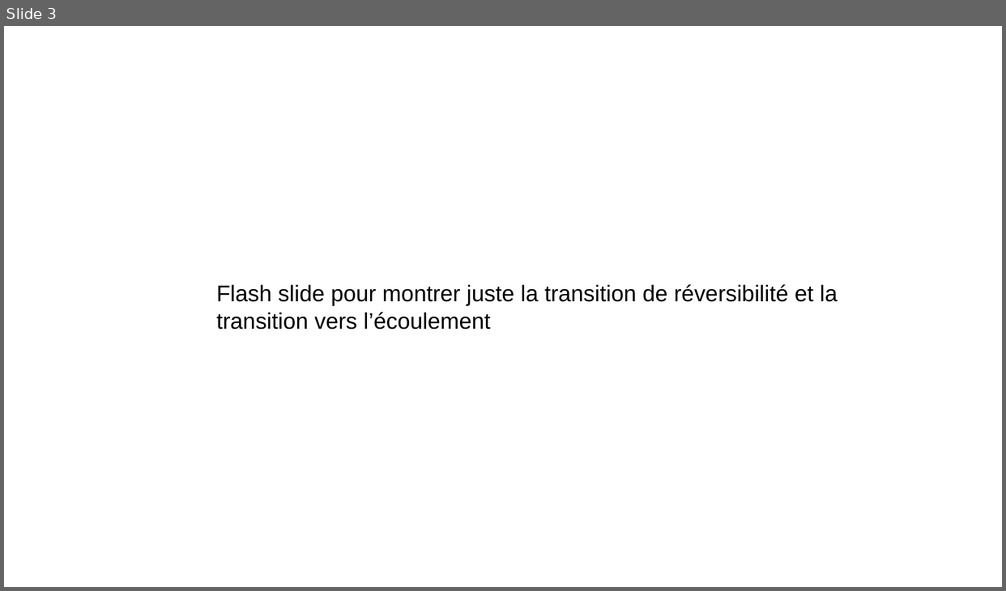
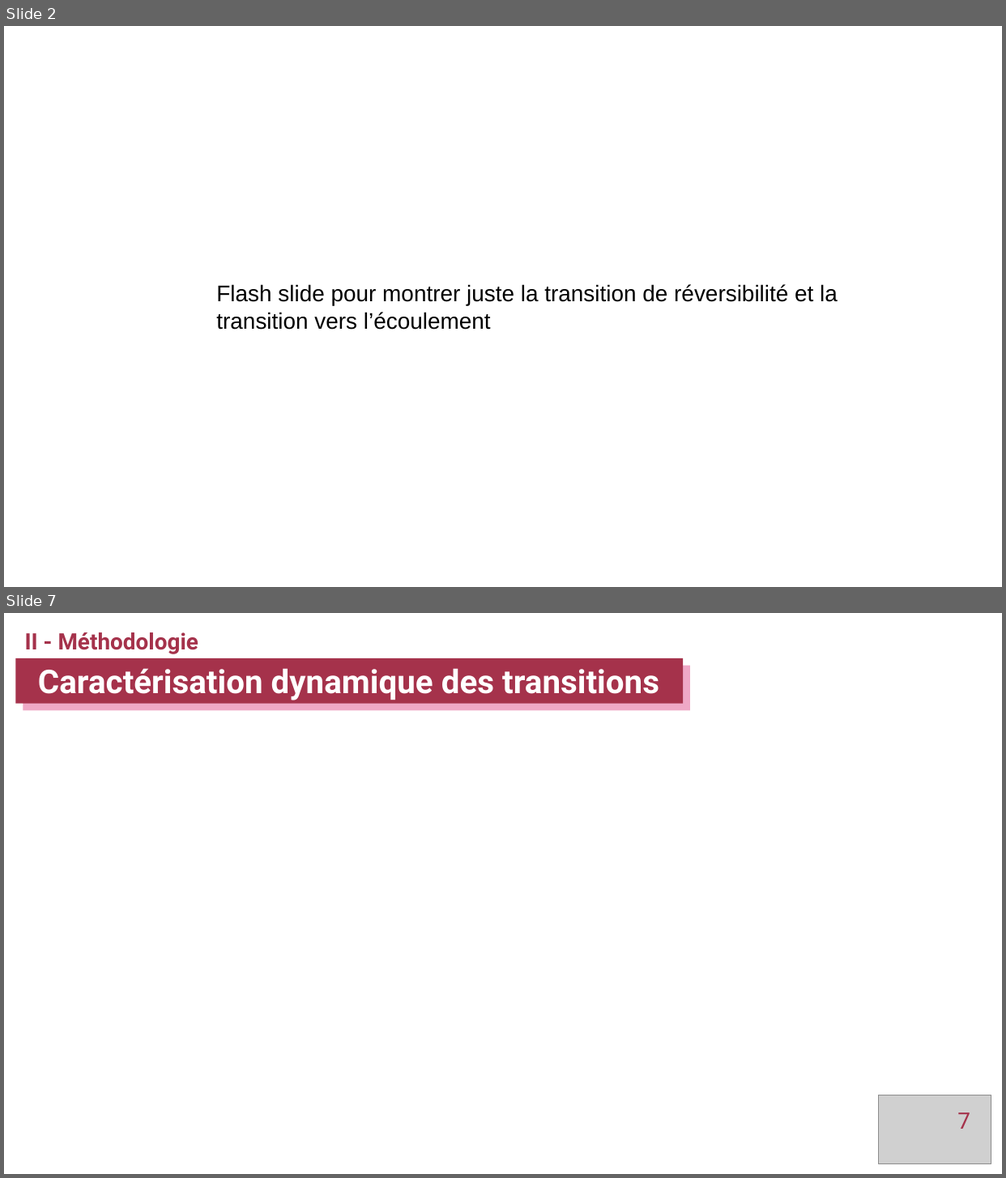
Before and after one commit to tjocteur/these, a slide deck: Soutenance/Soutenance_Jocteur.odp. Shown one above the other, each under a label of ours: slide 3 before the commit, slides 2 and 7 after it; the slides between them are not shown. The pictures are 1006x591 and 1006x1178 pixels, drawn with LibreOffice and Linux fonts; fonts in the diff are those of the drawing; grey boxes stand for pictures. Boxes give left, top, right and bottom in pixels: in the first picture for what was removed or moved away, otherwise in the second. Text is boxed around its words. In the diff, an @@ line names an element or a change of style, - is before the commit and + after.

```diff
--- a/Soutenance/Soutenance_Jocteur.odp
+++ b/Soutenance/Soutenance_Jocteur.odp
@@ slide 7 added at box(4, 613, 1002, 1174), background #FFFFFF @@
@@ text added at box(25, 632, 199, 654), 18 pt, text #A5324B, bold @@
+II - Méthodologie
@@ rectangle added at box(16, 658, 683, 704), fill #A5324B, 26 pt, text #FFFFFF, bold @@
+Caractérisation dynamique des transitions
@@ picture added at box(879, 1096, 992, 1165) @@
@@ page number added at box(957, 1113, 970, 1129), 18 pt, text #A5324B @@
+7
@@ what was slide 3 is now slide 2 @@
```
Also in this commit, not shown: 1 slide changed, 2 other slides added, 6 other files.
